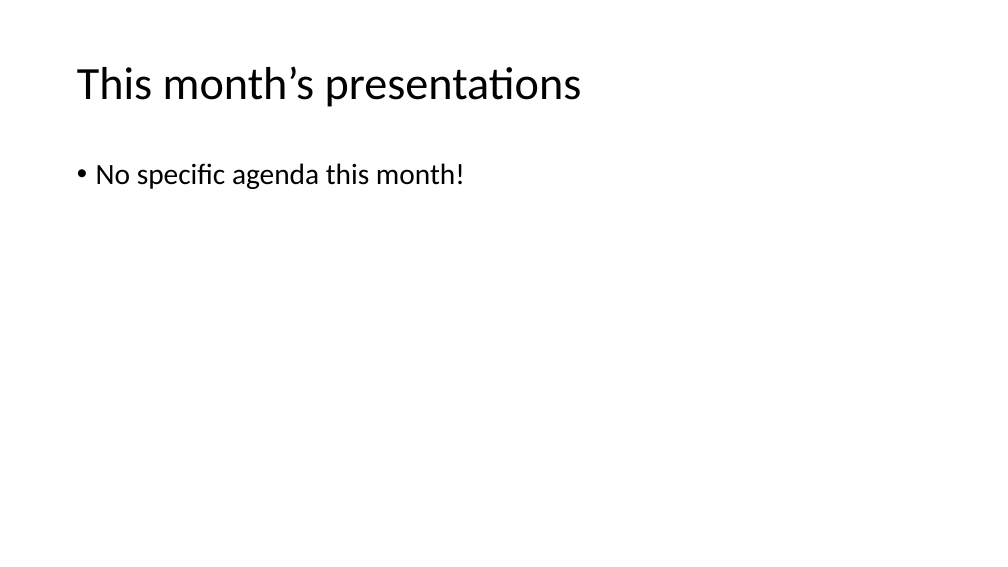
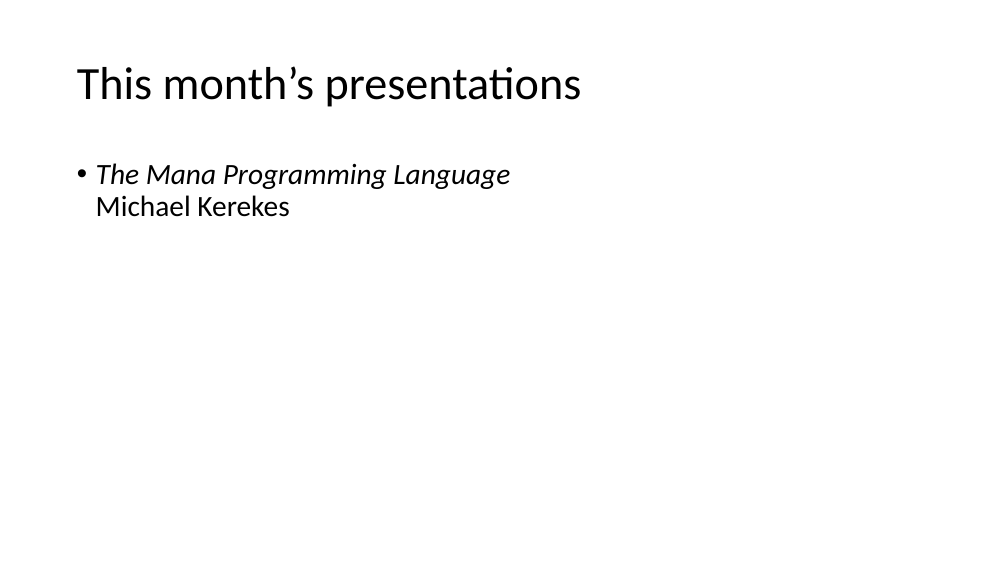
Before and after one commit to seahug/seahug.github.io, a slide deck: slide 3 of 20170415/RichardCook_SeaHUGAgenda_20170415.pptx. Drawn at 1008x567 pixels with LibreOffice and Linux fonts; fonts in the diff are those of the drawing; background and template pictures are left out. Boxes give left, top, right and bottom in pixels: in the first picture for what was removed or moved away, otherwise in the second. Text is boxed around its words. In the diff, an @@ line names an element or a change of style, - is before the commit and + after.

Commit message:
Add Michael

```diff
--- a/20170415/RichardCook_SeaHUGAgenda_20170415.pptx
+++ b/20170415/RichardCook_SeaHUGAgenda_20170415.pptx
@@ text at (x1=96, y1=163, x2=510, y2=217): text changed; italic on @@
-• No specific agenda this month!
+• The Mana Programming Language
+  Michael Kerekes
```
